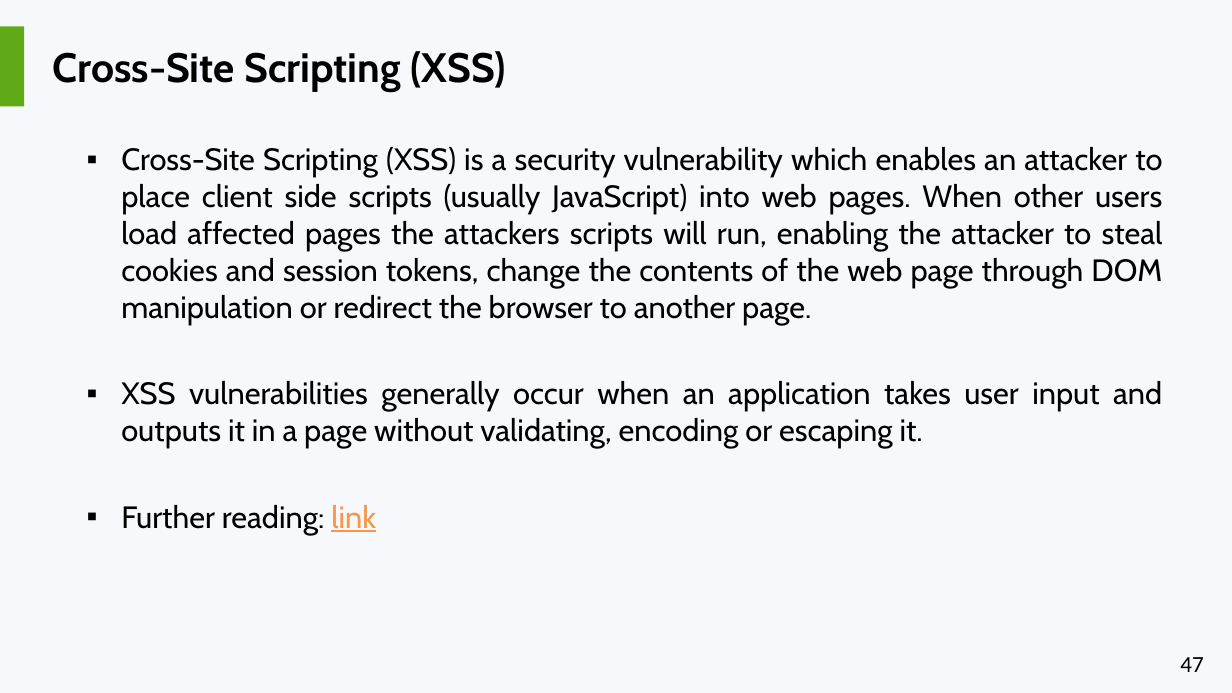
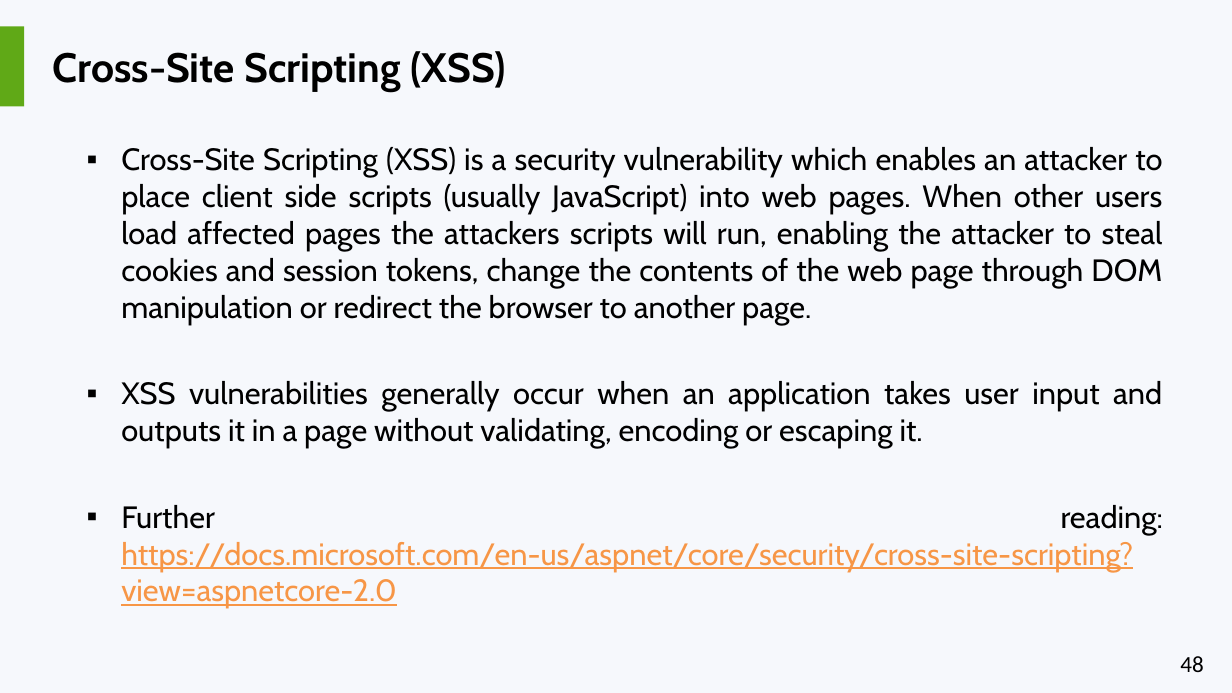
Before and after one commit to liviucotfas/ase-web-and-cloud-applications-security, a slide deck: slide 48 of Presentation ASPNET MVC Core - Part II.pptx (slide 47 before the commit). Drawn at 1232x693 pixels with LibreOffice and Linux fonts; fonts in the diff are those of the drawing. Boxes give left, top, right and bottom in pixels: in the first picture for what was removed or moved away, otherwise in the second. Text is boxed around its words. In the diff, an @@ line names an element or a change of style, - is before the commit and + after.

```diff
--- a/Presentation ASPNET MVC Core - Part II.pptx
+++ b/Presentation ASPNET MVC Core - Part II.pptx
@@ text at (121, 505, 1164, 608): text changed; text colour #000000 to #F79646 @@
-▪ Further reading: link
+▪ Further reading: https://docs.microsoft.com/en-us/aspnet/core/security/cross-site-scripting?view=aspnetcore-2.0
@@ page number at (1180, 656, 1203, 672): text changed @@
-47
+48
```
Also in this commit, not shown: 3 other slides changed, 2 slides added, 6 other files.
